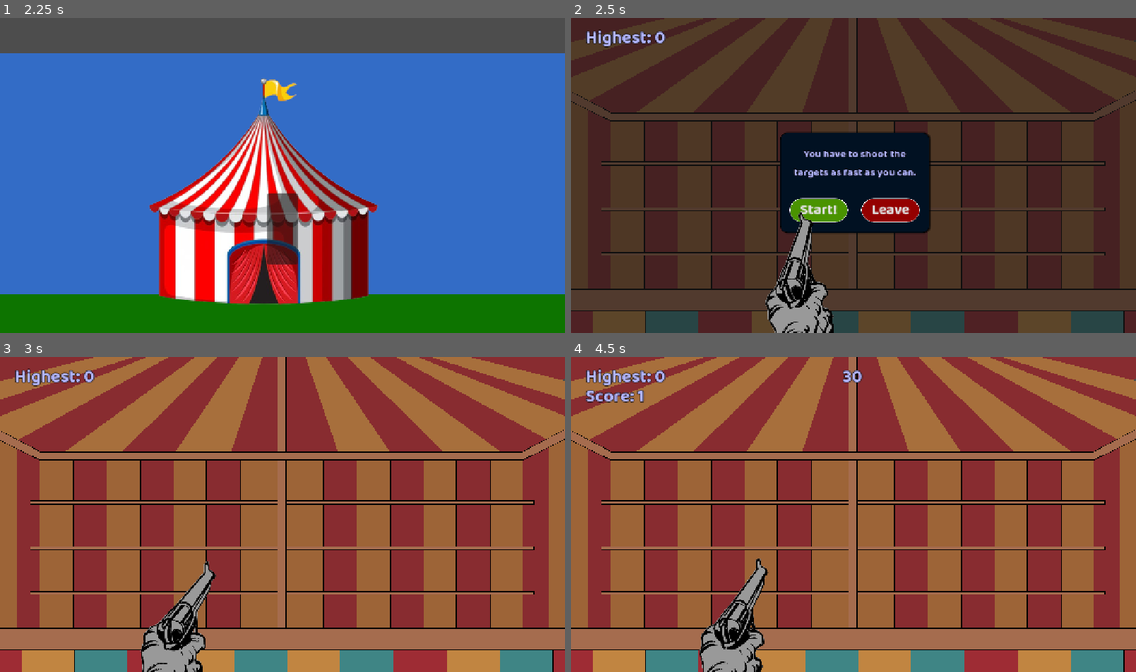
Above: before the commit, frames 1-4 (two rows, left to right).
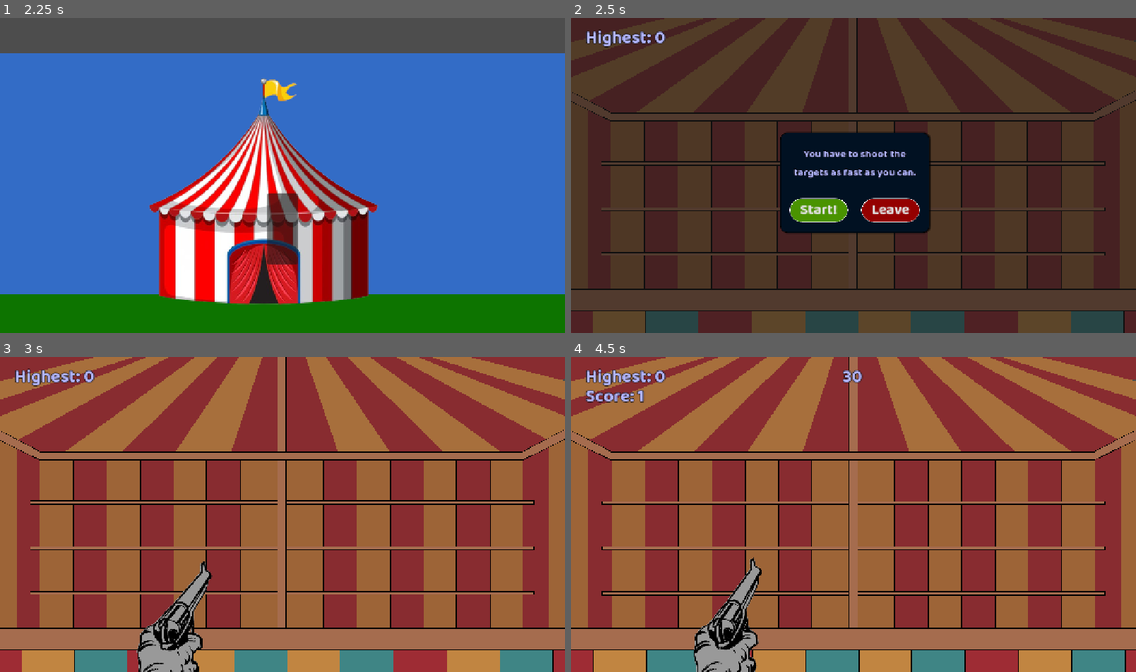
Above: after the commit, the same moments.

Repository: Spudb/Team-Game
Game: Godot game, scene res://scenes/game.tscn
The game is run twice, just before and just after one commit, with the same random seed, the same clock (stepped at 60 frames per second) and the same inputs.
Inputs (mouse positions are in pixels of both pictures, inside the frame that each line leads up to):
- Up to frame 1 (2.25 s): tap Enter (ui_accept) at 0.5, 0.77, 2 s; move the mouse to (406, 159) at 0.52 s; hold D (right) 0.53-1.25 s; tap E (interact) at 0.6 s; click (406, 159) at 0.67 s; drag from (169, 191) to (254, 238) at 1.27 s; move the mouse to (339, 106) at 2.02 s; hold Left (left) from 2.03 s (still down); tap Alt at 2.1 s; click (339, 106) at 2.17 s
- Up to frame 2 (2.5 s): keep holding Left (left); tap E (interact) at 2.3 s
- Up to frame 3 (3 s): release Left (left) at 2.75 s; click "Start!" at 2.75 s
- Up to frame 4 (4.5 s): drag from (825, 577) to (684, 467) at 3.52 s; tap Enter (ui_accept) at 4.25 s; drag from (763, 530) to (881, 514) at 4.27 s

Frame 1 is identical in both runs. In frame 2, 2.4% of the frame differs, in the area x 34-47%, y 61-100%; in frame 3, 1.3%; in frame 4, 4.6%, in the area x 0-100%, y 0-100%.

Commit message:
designed 3 targets and added them

Diff:
--- a/scenes/shooter.tscn
+++ b/scenes/shooter.tscn
@@ -152,15 +152,57 @@
 corner_radius_bottom_right = 30
 corner_radius_bottom_left = 30
 
+[sub_resource type="Gradient" id="Gradient_ld1l8"]
+colors = PackedColorArray(1, 1, 1, 1, 0, 0, 0, 0)
+
+[sub_resource type="GradientTexture2D" id="GradientTexture2D_vlew8"]
+gradient = SubResource("Gradient_ld1l8")
+fill = 1
+fill_from = Vector2(0.50869566, 0.3869565)
+fill_to = Vector2(0.5347826, 0.8652174)
+
+[sub_resource type="StyleBoxFlat" id="StyleBoxFlat_gpxed"]
+bg_color = Color(1, 0.27999997, 0.27999997, 1)
+border_width_left = 1
+border_width_top = 1
+border_width_right = 1
+border_width_bottom = 1
+border_color = Color(0, 0, 0, 1)
+corner_radius_top_left = 2
+corner_radius_top_right = 2
+corner_radius_bottom_right = 3
+corner_radius_bottom_left = 3
+
+[sub_resource type="StyleBoxFlat" id="StyleBoxFlat_s8vns"]
+bg_color = Color(0.4523663, 0.59877604, 0.7282633, 1)
+border_width_left = 1
+border_width_top = 1
+border_width_right = 1
+border_width_bottom = 1
+border_color = Color(0, 0, 0, 1)
+corner_radius_top_left = 2
+corner_radius_top_right = 2
+corner_radius_bottom_right = 3
+corner_radius_bottom_left = 3
+
+[sub_resource type="StyleBoxFlat" id="StyleBoxFlat_suw1a"]
+bg_color = Color(0, 0, 0, 1)
+border_color = Color(0, 0, 0, 1)
+corner_radius_top_left = 1
+corner_radius_top_right = 1
+corner_radius_bottom_right = 1
+corner_radius_bottom_left = 1
+
+[sub_resource type="StyleBoxFlat" id="StyleBoxFlat_ncv88"]
+bg_color = Color(0.9955804, 0.99558026, 0.99558026, 1)
+border_color = Color(0, 0, 0, 1)
+corner_radius_top_left = 1
+corner_radius_top_right = 1
+corner_radius_bottom_right = 1
+corner_radius_bottom_left = 1
+
 [node name="shooter" type="Node2D" unique_id=1990958596]
 script = ExtResource("1_gt117")
-
-[node name="ref" type="Sprite2D" parent="." unique_id=419423350]
-visible = false
-modulate = Color(1, 1, 1, 0.6117647)
-position = Vector2(0, 15)
-scale = Vector2(0.58007807, 0.58007807)
-texture = ExtResource("2_lynhg")
 
 [node name="map" type="Node2D" parent="." unique_id=474861679]
 
@@ -616,6 +658,7 @@
 theme_override_styles/panel = SubResource("StyleBoxFlat_qut8p")
 
 [node name="Camera2D" type="Camera2D" parent="." unique_id=1802434186]
+ignore_rotation = false
 zoom = Vector2(1.74, 1.74)
 
 [node name="target" parent="." unique_id=1318577958 instance=ExtResource("2_1e8ai")]
@@ -764,11 +807,55 @@
 text = "Leave"
 
 [node name="341994" type="Sprite2D" parent="CanvasLayer" unique_id=299942166]
-position = Vector2(-30.999989, 718)
+position = Vector2(-125, 718)
 scale = Vector2(0.57760143, 0.5776014)
 texture = ExtResource("6_ld1l8")
 
+[node name="light" type="PointLight2D" parent="CanvasLayer/341994" unique_id=496497316]
+visible = false
+position = Vector2(261.42593, -351.45346)
+energy = 13.56
+texture = SubResource("GradientTexture2D_vlew8")
+
 [node name="game_time" type="Timer" parent="." unique_id=216285445]
+
+[node name="ref" type="Sprite2D" parent="." unique_id=419423350]
+visible = false
+modulate = Color(1, 1, 1, 0.6117647)
+position = Vector2(0, 15)
+scale = Vector2(0.58007807, 0.58007807)
+texture = ExtResource("2_lynhg")
+
+[node name="Node2D" type="Node2D" parent="." unique_id=1379292319]
+visible = false
+
+[node name="Panel2" type="Panel" parent="Node2D" unique_id=1343416446]
+offset_left = 194.0
+offset_top = -17.0
+offset_right = 207.0
+offset_bottom = 2.0
+theme_override_styles/panel = SubResource("StyleBoxFlat_gpxed")
+
+[node name="Panel4" type="Panel" parent="Node2D" unique_id=181788969]
+offset_left = 197.0
+offset_top = -11.0
+offset_right = 204.0
+offset_bottom = -3.0
+theme_override_styles/panel = SubResource("StyleBoxFlat_s8vns")
+
+[node name="Panel3" type="Panel" parent="Node2D" unique_id=162215523]
+offset_left = 194.0
+offset_top = -16.0
+offset_right = 207.0
+offset_bottom = -13.0
+theme_override_styles/panel = SubResource("StyleBoxFlat_suw1a")
+
+[node name="Panel" type="Panel" parent="Node2D" unique_id=1878699680]
+offset_left = 195.0
+offset_top = -16.0
+offset_right = 206.0
+offset_bottom = -14.0
+theme_override_styles/panel = SubResource("StyleBoxFlat_ncv88")
 
 [connection signal="pressed" from="CanvasLayer/start_menu/start" to="." method="_on_start_pressed"]
 [connection signal="pressed" from="CanvasLayer/start_menu/leave" to="." method="_on_leave_pressed"]
--- a/scenes/target.tscn
+++ b/scenes/target.tscn
@@ -3,7 +3,83 @@
 [ext_resource type="Script" uid="uid://cneloydq711vw" path="res://scripts/target.gd" id="1_b37e2"]
 
 [sub_resource type="RectangleShape2D" id="RectangleShape2D_vlew8"]
-size = Vector2(38, 38)
+size = Vector2(27, 36)
+
+[sub_resource type="StyleBoxFlat" id="StyleBoxFlat_b37e2"]
+bg_color = Color(1, 0.27999997, 0.27999997, 1)
+border_width_left = 2
+border_width_top = 2
+border_width_right = 2
+border_width_bottom = 2
+border_color = Color(0, 0, 0, 1)
+corner_radius_top_left = 5
+corner_radius_top_right = 5
+corner_radius_bottom_right = 7
+corner_radius_bottom_left = 7
+
+[sub_resource type="StyleBoxFlat" id="StyleBoxFlat_b5a2r"]
+bg_color = Color(0.4523663, 0.59877604, 0.7282633, 1)
+border_width_left = 2
+border_width_top = 2
+border_width_right = 2
+border_width_bottom = 2
+border_color = Color(0, 0, 0, 1)
+corner_radius_top_left = 2
+corner_radius_top_right = 2
+corner_radius_bottom_right = 3
+corner_radius_bottom_left = 3
+
+[sub_resource type="StyleBoxFlat" id="StyleBoxFlat_nlbrr"]
+bg_color = Color(0, 0, 0, 1)
+border_color = Color(0, 0, 0, 1)
+corner_radius_top_left = 3
+corner_radius_top_right = 3
+corner_radius_bottom_right = 3
+corner_radius_bottom_left = 3
+
+[sub_resource type="StyleBoxFlat" id="StyleBoxFlat_kuto0"]
+bg_color = Color(0.9955804, 0.99558026, 0.99558026, 1)
+border_color = Color(0, 0, 0, 1)
+corner_radius_top_left = 3
+corner_radius_top_right = 3
+corner_radius_bottom_right = 3
+corner_radius_bottom_left = 3
+
+[sub_resource type="StyleBoxFlat" id="StyleBoxFlat_2x57b"]
+bg_color = Color(0.40881228, 0.66477704, 0.12938797, 1)
+border_width_left = 2
+border_width_top = 2
+border_width_right = 2
+border_width_bottom = 2
+border_color = Color(0, 0, 0, 1)
+corner_radius_top_left = 5
+corner_radius_top_right = 5
+corner_radius_bottom_right = 7
+corner_radius_bottom_left = 7
+
+[sub_resource type="StyleBoxFlat" id="StyleBoxFlat_bu876"]
+bg_color = Color(0.85293454, 0.46657664, 0.04264553, 1)
+border_width_left = 2
+border_width_top = 2
+border_width_right = 2
+border_width_bottom = 2
+border_color = Color(0, 0, 0, 1)
+corner_radius_top_left = 5
+corner_radius_top_right = 5
+corner_radius_bottom_right = 7
+corner_radius_bottom_left = 7
+
+[sub_resource type="StyleBoxFlat" id="StyleBoxFlat_oqed2"]
+bg_color = Color(0.32447767, 0.66511583, 0.43488845, 1)
+border_width_left = 2
+border_width_top = 2
+border_width_right = 2
+border_width_bottom = 2
+border_color = Color(0, 0, 0, 1)
+corner_radius_top_left = 2
+corner_radius_top_right = 2
+corner_radius_bottom_right = 3
+corner_radius_bottom_left = 3
 
 [node name="target" type="Node2D" unique_id=1318577958]
 script = ExtResource("1_b37e2")
@@ -11,13 +87,117 @@
 [node name="Area2D" type="Area2D" parent="." unique_id=1646477171]
 
 [node name="CollisionShape2D" type="CollisionShape2D" parent="Area2D" unique_id=1981498542]
+position = Vector2(0.5, 4)
 shape = SubResource("RectangleShape2D_vlew8")
 
 [node name="Panel" type="Panel" parent="." unique_id=1727881866]
+visible = false
 offset_left = -20.0
 offset_top = -20.0
 offset_right = 20.0
 offset_bottom = 20.0
 mouse_filter = 2
 
+[node name="skins" type="Node2D" parent="." unique_id=1881537999]
+position = Vector2(0, 2)
+
+[node name="skin1" type="Node2D" parent="skins" unique_id=1964793298]
+position = Vector2(-200, 9)
+
+[node name="Panel2" type="Panel" parent="skins/skin1" unique_id=1224233998]
+offset_left = 188.0
+offset_top = -24.0
+offset_right = 213.0
+offset_bottom = 10.0
+mouse_filter = 2
+theme_override_styles/panel = SubResource("StyleBoxFlat_b37e2")
+
+[node name="Panel4" type="Panel" parent="skins/skin1" unique_id=1462398453]
+offset_left = 193.0
+offset_top = -13.0
+offset_right = 208.0
+offset_bottom = 3.3636398
+mouse_filter = 2
+theme_override_styles/panel = SubResource("StyleBoxFlat_b5a2r")
+
+[node name="Panel3" type="Panel" parent="skins/skin1" unique_id=2049179235]
+offset_left = 189.0
+offset_top = -23.0
+offset_right = 212.0
+offset_bottom = -15.0
+mouse_filter = 2
+theme_override_styles/panel = SubResource("StyleBoxFlat_nlbrr")
+
+[node name="Panel" type="Panel" parent="skins/skin1" unique_id=220055746]
+offset_left = 190.0
+offset_top = -22.0
+offset_right = 211.0
+offset_bottom = -18.0
+mouse_filter = 2
+theme_override_styles/panel = SubResource("StyleBoxFlat_kuto0")
+
+[node name="skin2" type="Node2D" parent="skins" unique_id=1938453868]
+visible = false
+position = Vector2(-200, 9)
+
+[node name="Panel2" type="Panel" parent="skins/skin2" unique_id=227451701]
+offset_left = 188.0
+offset_top = -24.0
+offset_right = 213.0
+offset_bottom = 10.0
+mouse_filter = 2
+theme_override_styles/panel = SubResource("StyleBoxFlat_2x57b")
+
+[node name="Panel3" type="Panel" parent="skins/skin2" unique_id=1413004314]
+offset_left = 189.0
+offset_top = -23.0
+offset_right = 212.0
+offset_bottom = -15.0
+mouse_filter = 2
+theme_override_styles/panel = SubResource("StyleBoxFlat_nlbrr")
+
+[node name="Panel" type="Panel" parent="skins/skin2" unique_id=719526931]
+offset_left = 190.0
+offset_top = -22.0
+offset_right = 211.0
+offset_bottom = -18.0
+mouse_filter = 2
+theme_override_styles/panel = SubResource("StyleBoxFlat_kuto0")
+
+[node name="skin3" type="Node2D" parent="skins" unique_id=217849804]
+visible = false
+position = Vector2(-200, 9)
+
+[node name="Panel2" type="Panel" parent="skins/skin3" unique_id=75618062]
+offset_left = 188.0
+offset_top = -24.0
+offset_right = 213.0
+offset_bottom = 10.0
+mouse_filter = 2
+theme_override_styles/panel = SubResource("StyleBoxFlat_bu876")
+
+[node name="Panel4" type="Panel" parent="skins/skin3" unique_id=1304242587]
+offset_left = 193.0
+offset_top = -13.0
+offset_right = 208.0
+offset_bottom = 3.3636398
+mouse_filter = 2
+theme_override_styles/panel = SubResource("StyleBoxFlat_oqed2")
+
+[node name="Panel3" type="Panel" parent="skins/skin3" unique_id=104581483]
+offset_left = 189.0
+offset_top = -23.0
+offset_right = 212.0
+offset_bottom = -15.0
+mouse_filter = 2
+theme_override_styles/panel = SubResource("StyleBoxFlat_nlbrr")
+
+[node name="Panel" type="Panel" parent="skins/skin3" unique_id=1341115863]
+offset_left = 190.0
+offset_top = -22.0
+offset_right = 211.0
+offset_bottom = -18.0
+mouse_filter = 2
+theme_override_styles/panel = SubResource("StyleBoxFlat_kuto0")
+
 [connection signal="input_event" from="Area2D" to="." method="_on_area_2d_input_event"]
--- a/scripts/shooter.gd
+++ b/scripts/shooter.gd
@@ -2,6 +2,8 @@
 
 var sound_start = preload("res://audio/start.mp3")
 var sound_shot = preload("res://audio/dragon-studio-gunshot-504030.mp3")
+var sound_game_over = preload("res://audio/universfield-game-over-deep-male-voice-clip-352695.mp3")
+
 
 func play_sound(sound, vol = 0.0):
 	var temp = AudioStreamPlayer.new()
@@ -14,6 +16,23 @@
 
 @onready var gun: Sprite2D = $"CanvasLayer/341994"
 
+
+var shake_intensity = 0.0
+var active_shake_time = 0.0
+var shake_decay = 5.0
+var shake_time = 0.0
+var shake_time_speed = 20.0
+var noise = FastNoiseLite.new()
+
+func screen_shake(intensity, time):
+	randomize()
+	noise.seed = randi()
+	noise.frequency = 2.0
+	shake_intensity = intensity
+	active_shake_time = time
+	shake_time = 0.0
+
+
 func _process(delta: float) -> void:
 	# y: rotation -21.2: 7.2
 	# y:-45:92
@@ -22,14 +41,41 @@
 	var mouse_x = get_global_mouse_position().x
 	var mouse_y = get_global_mouse_position().y
 
+	var shaked = $"Camera2D"
+	if active_shake_time > 0:
+		shake_time += delta * shake_time_speed
+		active_shake_time -= delta
+		shaked.position = Vector2(
+			noise.get_noise_2d(shake_time, 0.0) * shake_intensity,
+			noise.get_noise_2d(0.0, shake_time) * shake_intensity
+		)
+
+		shake_intensity = max(shake_intensity - shake_decay * delta, 0.0)
+	else:
+		shaked.position = shaked.position.lerp(Vector2.ZERO, 10.5 * delta)
+	#shaked = $CanvasLayer
+	#if active_shake_time > 0:
+		#shake_time += delta * shake_time_speed
+		#active_shake_time -= delta
+		#
+		#shaked.offset = Vector2(
+			#noise.get_noise_2d(shake_time, 0.0) * shake_intensity,
+			#noise.get_noise_2d(0.0, shake_time) * shake_intensity
+		#)
+		#shake_intensity = max(shake_intensity - shake_decay * delta, 0.0)
+	#else:
+		#shaked.offset = shaked.offset.lerp(Vector2.ZERO, 10.5 * delta)
+	#
 #
 	#if mouse_y > -45 and mouse_y < 110:
 		#gun.rotation = remap(mouse_y, -45, 110, 5.9, 6.3)
 	#else:
 		#gun.rotation = 0
 	#
+
+	# حركات المسدس
 	gun.rotation = remap(mouse_y, -45, 110, 5.9, 6.3)
-	gun.position.x = remap(mouse_x, -320, -15, 31.0, 396.0)
+	gun.position.x = remap(mouse_x, -320, -15, -50, 396.0)
 
 
 
@@ -49,6 +95,7 @@
 		print()
 
 func _ready() -> void:
+	gun.visible = 0
 	$CanvasLayer/dark.visible = 1
 	$CanvasLayer/start_menu.visible = 1
 	$CanvasLayer/score.visible = 0
@@ -56,9 +103,12 @@
 
 
 func start_game():
+	gun.visible = 1
 	play_sound(sound_start)
 	$CanvasLayer/dark.visible = 0
 	$CanvasLayer/start_menu.visible = 0
+	$CanvasLayer/restart_menu.visible = 0
+
 	await get_tree().create_timer(0.5).timeout
 	$CanvasLayer/score.visible = 1
 	await get_tree().create_timer(0.5).timeout
@@ -71,7 +121,9 @@
 var game_running = 0
 
 func game_over():
-
+	play_sound(sound_game_over)
+	gun.visible = 0
+	$CanvasLayer/dark.visible = 1
 	$CanvasLayer/restart_menu.visible = 1
 	game_running = 0
 	$game_time.stop()
@@ -106,6 +158,9 @@
 	temp.position.x = randi_range(-28.0, -310.0)
 	temp.position.y = tempy
 
+	var temp_skin = randi_range(0, 2)
+	temp.get_node("skins").get_child(temp_skin).visible = 1
+
 	$targets.add_child(temp)
 
 	#await get_tree().create_timer(3.0).timeout
@@ -115,12 +170,15 @@
 var score = 0
 func target_hit():
 	score += 1
-
+	screen_shake(2, 1)
 	play_sound(sound_shot)
 	#تحديث الui
 	$CanvasLayer/score.text = "Score: " + str(score)
-
-	await get_tree().create_timer(0.3).timeout
+	$"CanvasLayer/341994/light".visible = 1
+	await get_tree().create_timer(0.1).timeout
+	$"CanvasLayer/341994/light".visible = 0
+
+	await get_tree().create_timer(0.5).timeout
 	if $targets.get_child_count() < max_targets && game_running:
 		spawn_target()
 
Not shown, added: audio/universfield-game-over-deep-male-voice-clip-352695.mp3.import
Not shown, added: audio/universfield-game-over-deep-male-voice-clip-352695.mp3
